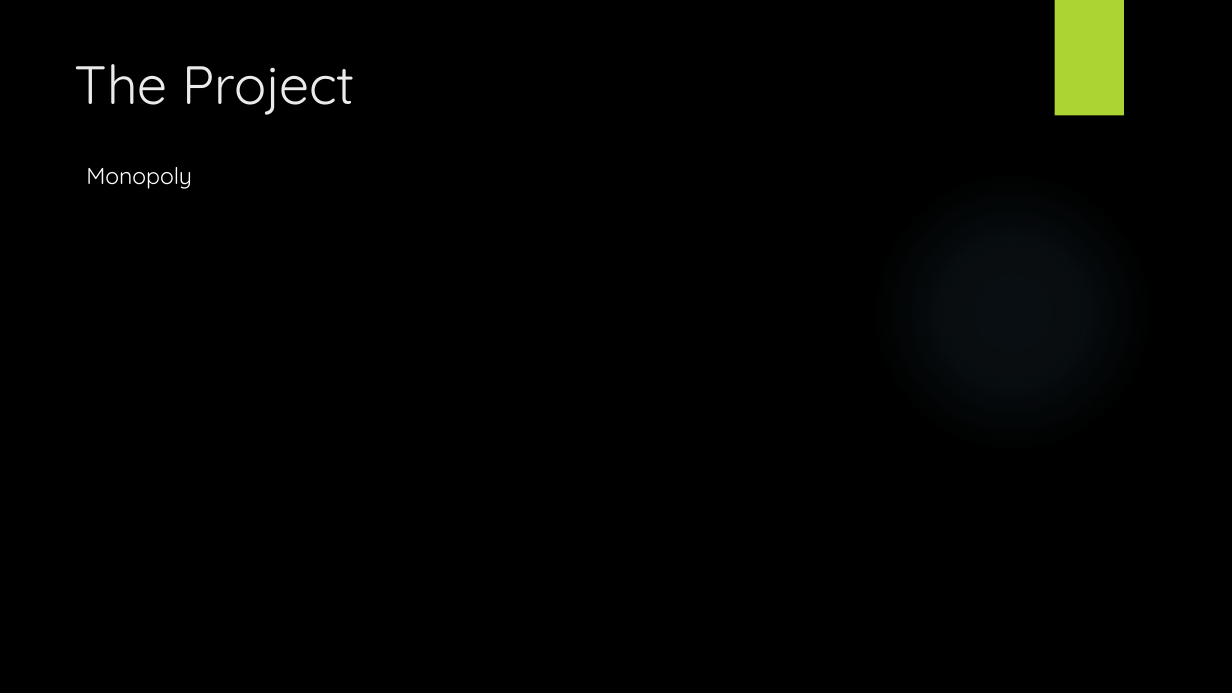
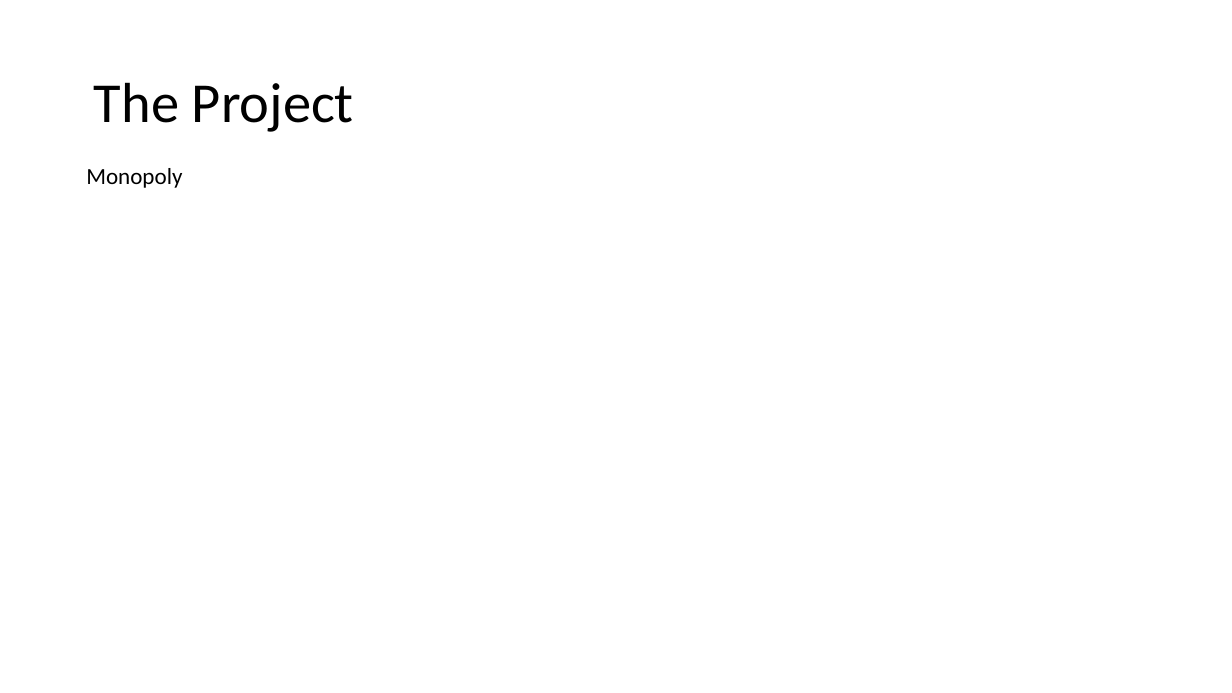
Before and after one commit to SeanMitchell1994/CS321_SP2019, a slide deck: slide 5 of report/Final Project.pptx. Drawn at 1232x693 pixels with LibreOffice and Linux fonts; fonts in the diff are those of the drawing; background and template pictures are left out. Boxes give left, top, right and bottom in pixels: in the first picture for what was removed or moved away, otherwise in the second. Text is boxed around its words. In the diff, an @@ line names an element or a change of style, - is before the commit and + after.

```diff
--- a/report/Final Project.pptx
+++ b/report/Final Project.pptx
@@ background picture (left out) to #FFFFFF @@
@@ rectangle removed at [1055,0,1124,116] @@
@@ title "The Project": place and size @@
-title "The Project" at [75,64,355,115]
+title "The Project" at [94,82,354,132]
@@ title "The Project" at [94,82,354,132]: size 42 to 44 pt, font Quicksand to Calibri, text colour #EBEBEB to #000000; line spacing 1 to 0.9; vertical alignment top to middle @@
@@ text "Monopoly" at [86,168,182,188]: font Quicksand to Calibri, text colour #FFFFFF to #000000 @@
@@ ellipse removed at [870,169,1154,454] @@
```
Also in this commit, not shown: 11 other slides changed, 1 other file.
